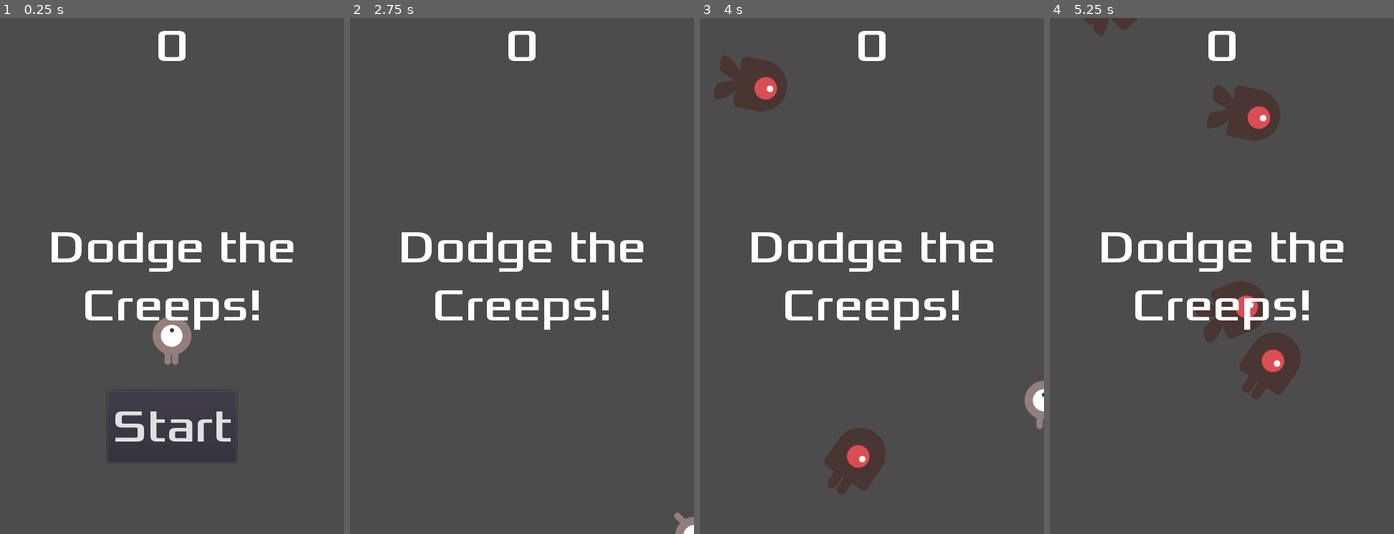
Above: before the commit, frames 1-4 (left to right).
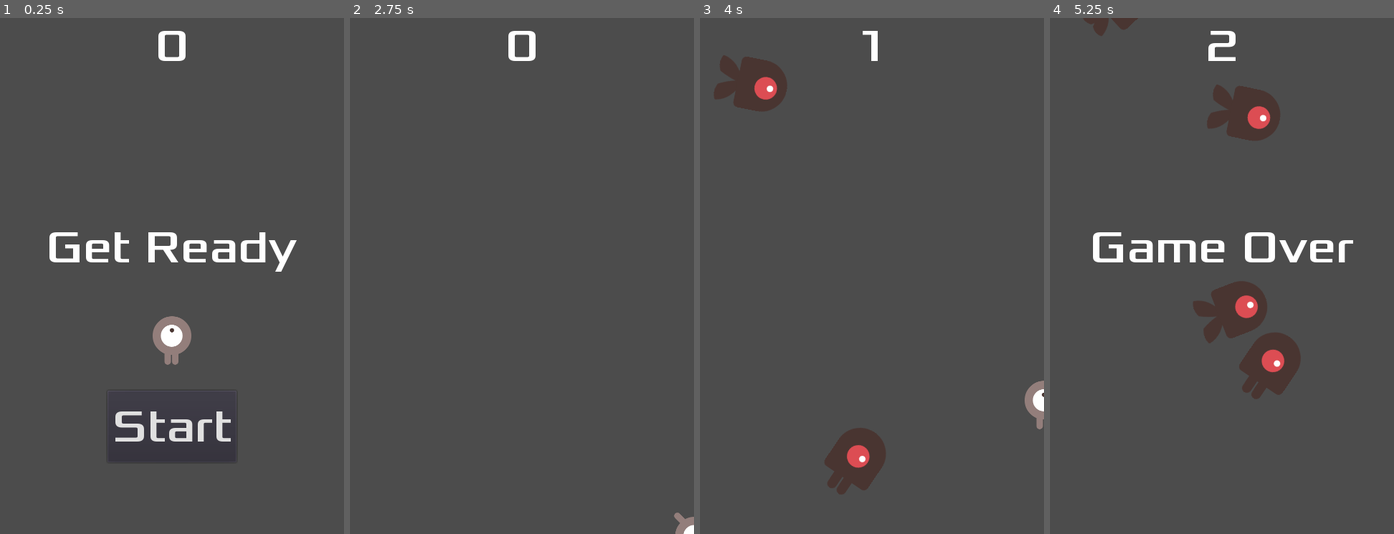
Above: after the commit, the same moments.

Repository: clanam/godot-00-tutorial
Game: Godot game, scene res://Main.tscn
The game is run twice, just before and just after one commit, with the same random seed, the same clock (stepped at 60 frames per second) and the same inputs.
Inputs:
- Up to frame 1 (0.25 s): no input
- Up to frame 2 (2.75 s): click "Start" at 0.5 s; tap Enter at 1.25 s; hold Right (ui_right) 1.28-2.03 s; hold Down (ui_down) from 2.03 s (still down)
- Up to frame 3 (4 s): release Down (ui_down) at 2.78 s; hold Right (ui_right) 2.78-3.53 s; hold Up (ui_up) from 3.53 s (still down)
- Up to frame 4 (5.25 s): release Up (ui_up) at 4.28 s; hold Left (ui_left) from 4.28 s (still down)

The runs differ from the first frame. In frame 1, 2.8% of the frame differs, in the area x 14-87%, y 41-61%; in frame 2, 2.9%; in frame 3, 3.2%; in frame 4, 3.3%, in the area x 12-89%, y 2-61%.

Commit message:
[🔗] call hud to update score during play

Diff:
--- a/Main.gd
+++ b/Main.gd
@@ -8,11 +8,14 @@
 func game_over():
 	$ScoreTimer.stop()
 	$MobTimer.stop()
+	$HUD.show_game_over()
 
 
 func new_game():
 	score = 0
 	$Player.start($StartPosition.position)
+	$HUD.update_score(score)
+	$HUD.show_message("Get Ready")
 	$StartTimer.start()
 
 
@@ -43,6 +46,7 @@
 
 func _on_ScoreTimer_timeout():
 	score += 1
+	$HUD.update_score(score)
 
 
 func _on_StartTimer_timeout():
